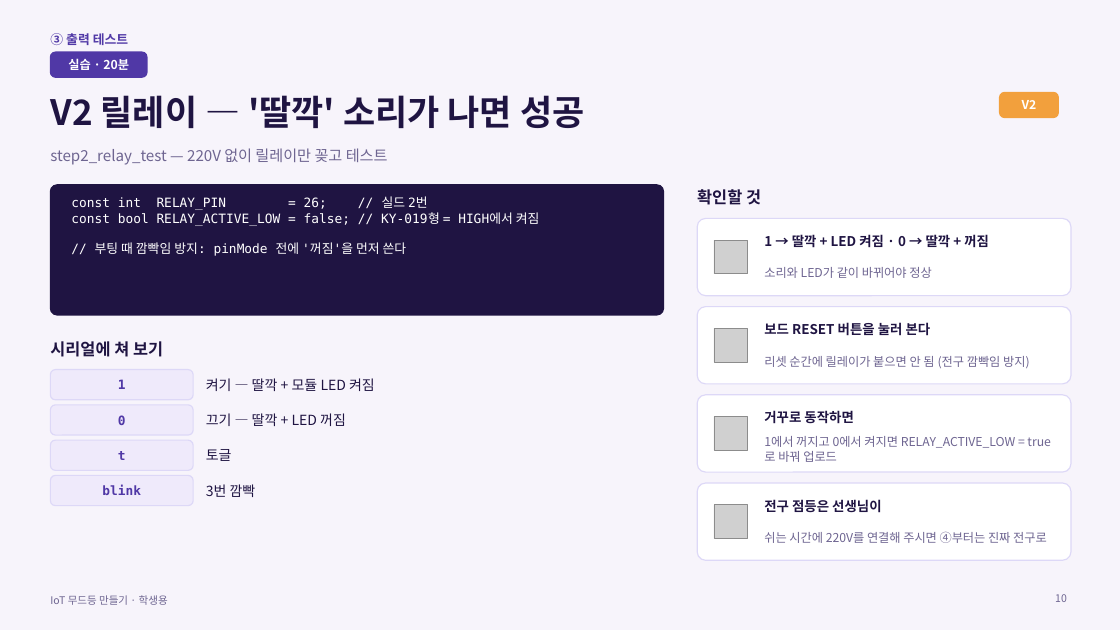
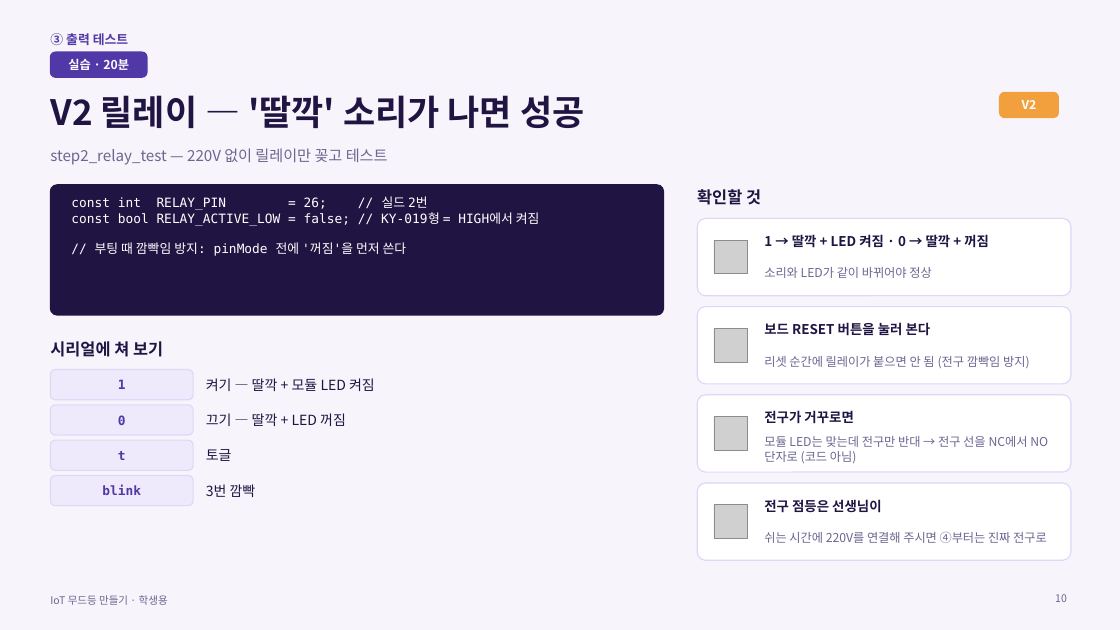
Before and after one commit to ralralra/esp32, a slide deck: slide 10 of iot-mood-lamp/docs/lesson_3h_student.pptx. Drawn at 1120x630 pixels with LibreOffice and Linux fonts; fonts in the diff are those of the drawing; grey boxes stand for pictures. Boxes give left, top, right and bottom in pixels: in the first picture for what was removed or moved away, otherwise in the second. Text is boxed around its words. In the diff, an @@ line names an element or a change of style, - is before the commit and + after.

```diff
--- a/iot-mood-lamp/docs/lesson_3h_student.pptx
+++ b/iot-mood-lamp/docs/lesson_3h_student.pptx
@@ text at box(764, 410, 853, 424): text changed @@
-거꾸로 동작하면
+전구가 거꾸로면
@@ text at box(764, 436, 1048, 463): text changed @@
-1에서 꺼지고 0에서 켜지면 RELAY_ACTIVE_LOW = true 로 바꿔 업로드
+모듈 LED는 맞는데 전구만 반대 → 전구 선을 NC에서 NO 단자로 (코드 아님)
```
